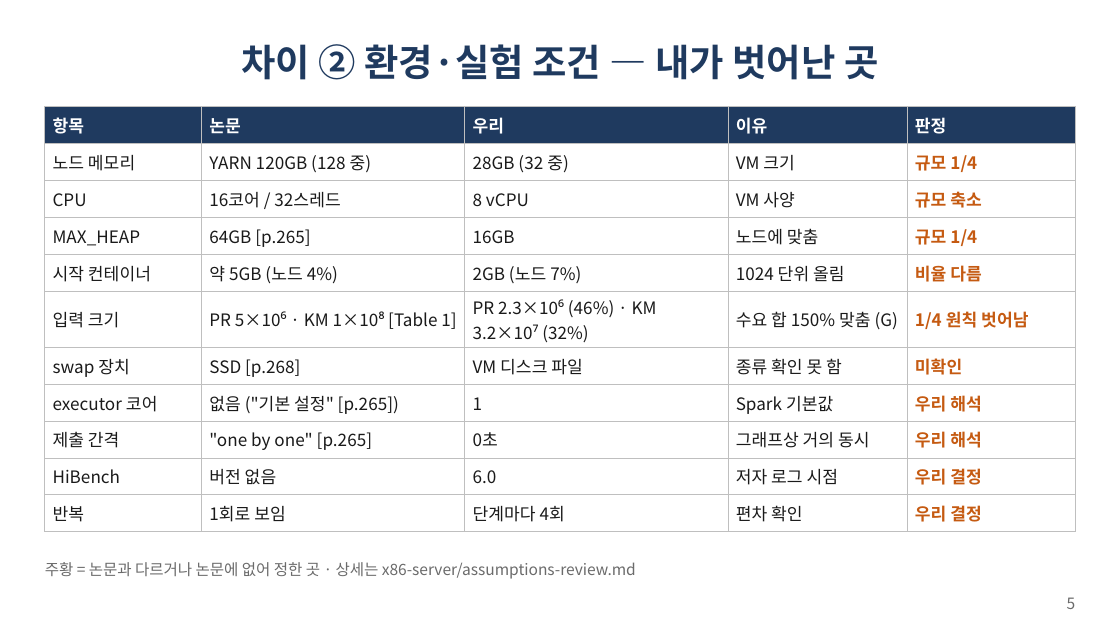
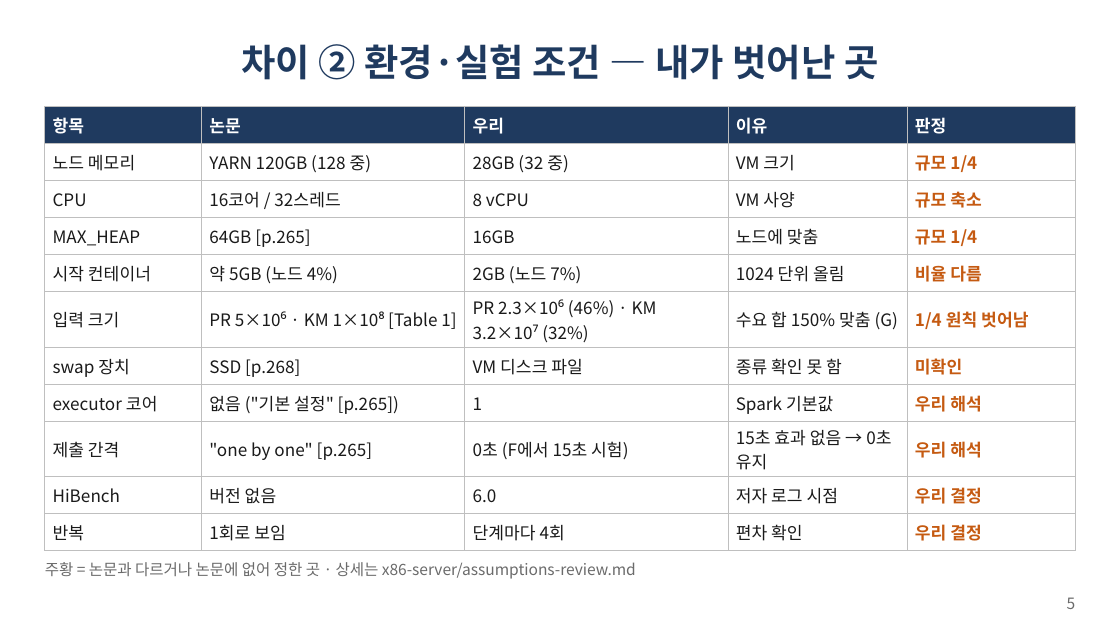
Before and after one commit to gihyeon23/pufferfish-memory-lab, a slide deck: slide 5 of common/lab-meetings/2026-11-20/fig6a-paper-aligned.pptx. Drawn at 1120x630 pixels with LibreOffice and Linux fonts; fonts in the diff are those of the drawing. Boxes give left, top, right and bottom in pixels: in the first picture for what was removed or moved away, otherwise in the second. Text is boxed around its words. In the diff, an @@ line names an element or a change of style, - is before the commit and + after.

```diff
--- a/common/lab-meetings/2026-11-20/fig6a-paper-aligned.pptx
+++ b/common/lab-meetings/2026-11-20/fig6a-paper-aligned.pptx
@@ table at [45,106,1075,545] @@
-row 9, column 3: 0초
+row 9, column 3: 0초 (F에서 15초 시험)
-row 9, column 4: 그래프상 거의 동시
+row 9, column 4: 15초 효과 없음 → 0초 유지
```
